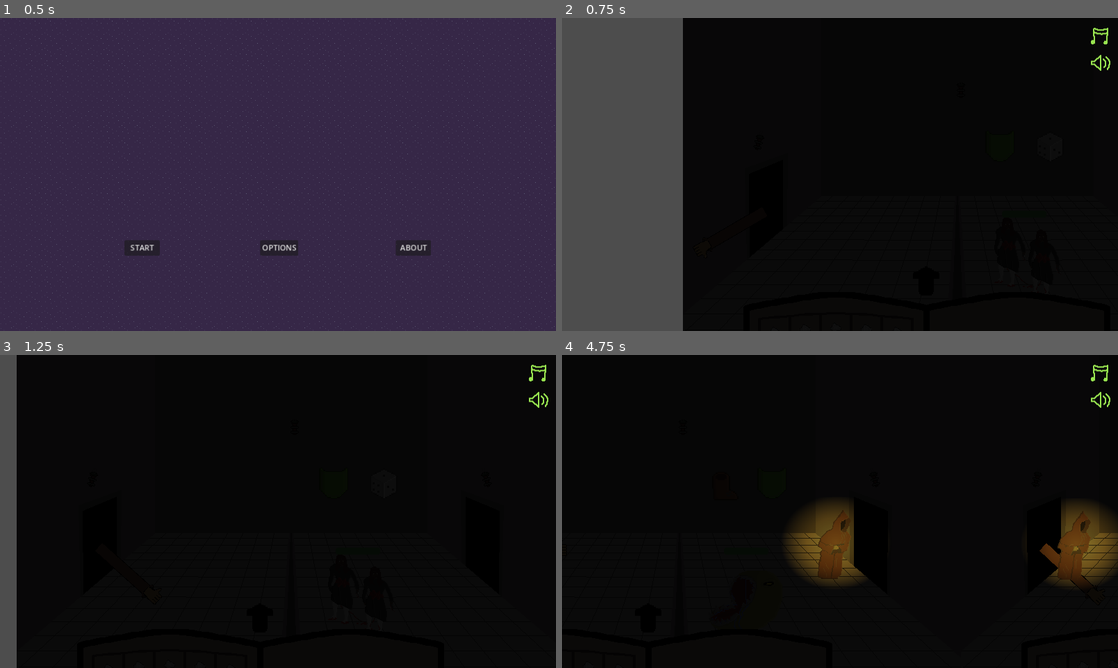
Above: before the commit, frames 1-4 (two rows, left to right).
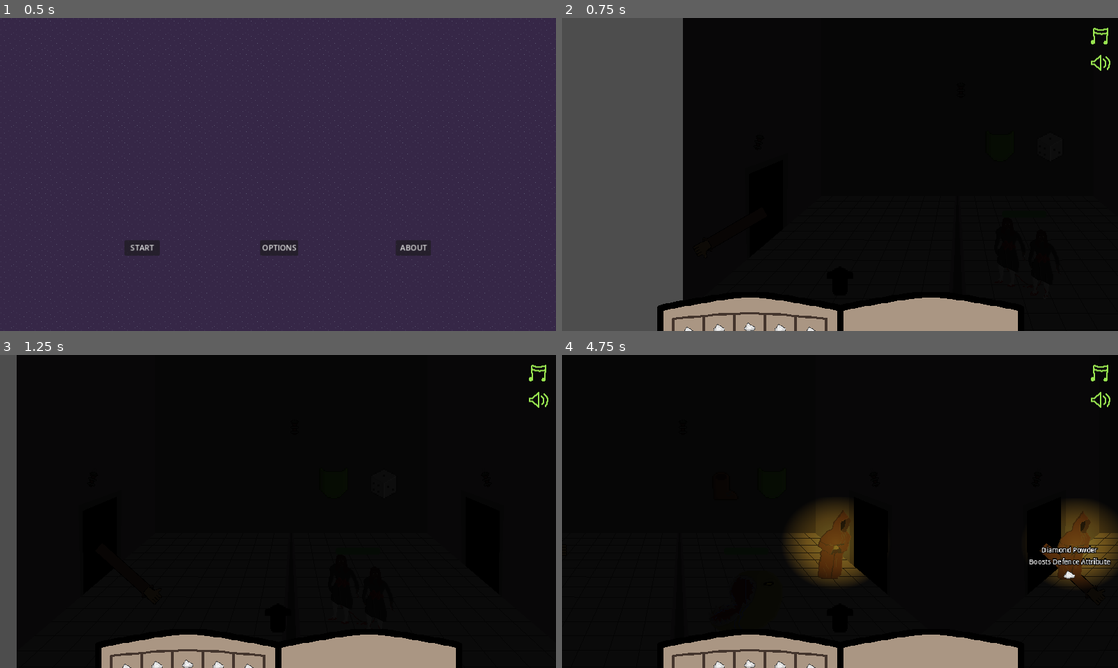
Above: after the commit, the same moments.

Repository: lewis785/ludum-dare-55
Game: Godot game, scene res://scenes/levels/main_menu.tscn
The game is run twice, just before and just after one commit, with the same random seed, the same clock (stepped at 60 frames per second) and the same inputs.
Inputs (mouse positions are in pixels of both pictures, inside the frame that each line leads up to):
- Up to frame 1 (0.5 s): no input
- Up to frame 2 (0.75 s): click "START" at 0.5 s
- Up to frame 3 (1.25 s): no input
- Up to frame 4 (4.75 s): tap Enter at 1.25 s; drag from (701, 667) to (856, 511) at 1.27 s; drag from (573, 664) to (701, 511) at 2.02 s; move the mouse to (945, 667) at 2.77 s; hold Enter 2.78-3.5 s; click (945, 667) at 2.92 s; drag from (817, 664) to (906, 624) at 3.52 s; drag from (695, 667) to (1073, 574) at 4.27 s

Frame 1 is identical in both runs. In frame 2, 5.8% of the frame differs, in the area x 17-82%, y 89-100%; in frame 3, 5.6%; in frame 4, 6.0%, in the area x 18-99%, y 60-100%.

Commit message:
CHANGE Move Book outside Room

Diff:
--- a/scenes/items/summoning_circle.gd
+++ b/scenes/items/summoning_circle.gd
@@ -53,10 +53,12 @@
 	summon.add_to_group("summon")
 
 
-	var room = get_parent().get_parent().get_parent()
+	var sliding_window : SlidingWindow = find_parent("SlidingWindow")
+	var room : Room = sliding_window.room_instance
 	# Delay to spawn Summon
 	await get_tree().create_timer(summon_delay).timeout
 	room.add_child(summon)
+	#find_child("SummoningCircleAudio").play()
 
 	summon.position = spawn_location
 
@@ -69,7 +71,6 @@
 		add_ingredient(area)
 		sprite_2d.animation = "Active"
 		sprite_2d.play()
-
 
 func _on_area_exited(area):
 	if area.is_in_group("Ingredient"):
--- a/scenes/items/summoning_circle.tscn
+++ b/scenes/items/summoning_circle.tscn
@@ -6,6 +6,7 @@
 [ext_resource type="PackedScene" uid="uid://b6n5qd7skmkpc" path="res://scenes/characters/character.tscn" id="2_ytns0"]
 [ext_resource type="PackedScene" uid="uid://cxs88h1qteno5" path="res://scenes/components/character/attributes_component.tscn" id="3_pcipr"]
 [ext_resource type="PackedScene" uid="uid://b44253gukkg0b" path="res://scenes/props/Sigil.tscn" id="5_jmgye"]
+[ext_resource type="AudioStream" uid="uid://dkvoloeawjadv" path="res://assets/sounds/summon_no_trail.mp3" id="7_agxk5"]
 
 [sub_resource type="AtlasTexture" id="AtlasTexture_c63l2"]
 atlas = ExtResource("2_qy0wq")
@@ -581,6 +582,10 @@
 position = Vector2(-99, 111)
 animation = &"Speed1"
 
+[node name="SummoningCircleAudio" type="AudioStreamPlayer2D" parent="."]
+stream = ExtResource("7_agxk5")
+bus = &"FX"
+
 [connection signal="area_entered" from="." to="." method="_on_area_entered"]
 [connection signal="area_exited" from="." to="." method="_on_area_exited"]
 [connection signal="animation_finished" from="Sprite2D" to="." method="_on_sprite_2d_animation_finished"]
--- a/scenes/levels/HandManager.gd
+++ b/scenes/levels/HandManager.gd
@@ -1,18 +1,19 @@
 extends Node2D
-@onready var room = $".."
+
 @onready var wizard_arm = $WizardArm
 @onready var book_wizard_arm = $BookWizardArm
 
 # Called when the node enters the scene tree for the first time.
 func _ready():
-
+	var summon_book = get_parent().get_parent().find_child("SummonBook")
+	summon_book.connect("book_up", Callable(self, "_on_summon_book_book_up"))
+	summon_book.connect("book_down", Callable(self, "_on_summon_book_book_down"))
 	pass # Replace with function body.
 
 
 # Called every frame. 'delta' is the elapsed time since the previous frame.
 func _process(delta):
 	pass
-
 
 func _on_summon_book_book_up():
 	print("up")
@@ -21,8 +22,6 @@
 	book_wizard_arm.enabled = true
 	book_wizard_arm.visible = true
 
-
-
 func _on_summon_book_book_down():
 	print("down")
 	wizard_arm.enabled = true
--- a/scenes/levels/room.gd
+++ b/scenes/levels/room.gd
@@ -44,9 +44,6 @@
 		torch.brightness = brightness
 		index += 1
 
-		find_child("Summon-screen").find_child("SummoningCircle").find_child("Sprite2D").play("Spawn")
-		find_child("SummoningCircleAudio").play()
-
 func move_wizard():
 	var wizard = find_child("PathFollow2D").find_child("Wizard")
 	wizard.find_child("PointLight2D").set_enabled(true)
--- a/scenes/levels/room.tscn
+++ b/scenes/levels/room.tscn
@@ -1,13 +1,11 @@
-[gd_scene load_steps=14 format=3 uid="uid://culpis2kpkslw"]
+[gd_scene load_steps=12 format=3 uid="uid://culpis2kpkslw"]
 
 [ext_resource type="Texture2D" uid="uid://crs8kox2y0gj7" path="res://assets/backgrounds/room_temp.png" id="1_son88"]
 [ext_resource type="Script" path="res://scenes/levels/room.gd" id="2_8hr5s"]
 [ext_resource type="PackedScene" uid="uid://f7pi0x6o1uvq" path="res://scenes/background_tools/snap_point.tscn" id="2_n8nla"]
 [ext_resource type="PackedScene" uid="uid://c30y088bbp04r" path="res://scenes/props/torch.tscn" id="3_7h2qe"]
 [ext_resource type="PackedScene" uid="uid://dn523v3tnhp3l" path="res://scenes/characters/wizard.tscn" id="4_67ko6"]
-[ext_resource type="PackedScene" uid="uid://df7kvudh0t7fu" path="res://scenes/ui/summon_screen.tscn" id="5_mi5o7"]
 [ext_resource type="AudioStream" uid="uid://der031n1a0ltg" path="res://assets/sounds/Room_v1.mp3" id="7_842co"]
-[ext_resource type="AudioStream" uid="uid://dkvoloeawjadv" path="res://assets/sounds/summon_no_trail.mp3" id="8_y6kmm"]
 [ext_resource type="PackedScene" uid="uid://bx2khys0w4f4e" path="res://scenes/spawner/enemy_spawner.tscn" id="9_5nmi3"]
 [ext_resource type="Texture2D" uid="uid://cjx4u6hoveums" path="res://assets/backgrounds/shafts.png" id="10_5dlcw"]
 [ext_resource type="PackedScene" uid="uid://duwouygc3rbhb" path="res://scenes/spawner/enemy_strengths.tscn" id="13_6fxkm"]
@@ -64,15 +62,9 @@
 z_index = 3
 position = Vector2(-10.9963, -2.02039)
 
-[node name="Summon-screen" parent="." instance=ExtResource("5_mi5o7")]
-
 [node name="RoomMusic" type="AudioStreamPlayer2D" parent="."]
 stream = ExtResource("7_842co")
 bus = &"Music"
-
-[node name="SummoningCircleAudio" type="AudioStreamPlayer2D" parent="."]
-stream = ExtResource("8_y6kmm")
-bus = &"FX"
 
 [node name="LightShaft" type="TextureRect" parent="."]
 visible = false
@@ -93,8 +85,3 @@
 scale = Vector2(1.5, 1.5)
 
 [node name="HandManager" parent="." instance=ExtResource("13_k8wjo")]
-
-[connection signal="book_down" from="Summon-screen/SummonBook" to="HandManager" method="_on_summon_book_book_down"]
-[connection signal="book_up" from="Summon-screen/SummonBook" to="HandManager" method="_on_summon_book_book_up"]
-
-[editable path="Summon-screen"]
--- a/scenes/levels/sliding_window.gd
+++ b/scenes/levels/sliding_window.gd
@@ -1,4 +1,6 @@
 extends Node2D
+
+class_name SlidingWindow
 
 @onready var camera = $Camera2D
 @onready var combat_coordinator = $CombatCoordinator
--- a/scenes/levels/sliding_window.tscn
+++ b/scenes/levels/sliding_window.tscn
@@ -10,6 +10,7 @@
 [ext_resource type="AudioStream" uid="uid://dfoj60b5jegqm" path="res://assets/sounds/Defeat_v1.mp3" id="5_ym2jw"]
 [ext_resource type="AudioStream" uid="uid://cr62vuj0agl5g" path="res://assets/sounds/Battle_v1.mp3" id="6_hywnn"]
 [ext_resource type="PackedScene" uid="uid://b02a8q6g57xda" path="res://game_over_bar.tscn" id="10_vr0mn"]
+[ext_resource type="PackedScene" uid="uid://df7kvudh0t7fu" path="res://scenes/ui/summon_screen.tscn" id="11_d5r1x"]
 
 [node name="SlidingWindow" type="Node2D"]
 modulate = Color(0.0627451, 0.0627451, 0.0627451, 1)
@@ -44,6 +45,8 @@
 transform = Transform2D(1.44, 0, 0, 1.44, 0, 0)
 script = ExtResource("3_o6dr8")
 
+[node name="SummonScreen" parent="Overlay" instance=ExtResource("11_d5r1x")]
+
 [node name="MusicMuteButton" type="TextureRect" parent="Overlay"]
 offset_left = 760.0
 offset_top = 8.0
--- a/scenes/ui/summon_book.gd
+++ b/scenes/ui/summon_book.gd
@@ -7,9 +7,8 @@
 
 @export var summoning_circle : SummoningCircle
 @export var arrow_sprite : Sprite2D
-@onready var base_x : float = summoning_circle.position.x
-@export var base_y : float = 160
-@export var start_coords : Vector2
+@export var start_coords : Vector2 = Vector2(620,560)
+@export var displ_coords : Vector2 = Vector2(400,560)
 @export var speed : float = 1.0
 @export var height : int = 280
 
@@ -17,12 +16,12 @@
 var book_raised : bool = false
 var inventory = null
 var summon_active : bool = true
+var sigil_drawn : bool = false
 
 
 func _ready():
 	position = start_coords
 	book_raised = false
-	#populate_book()
 	store_book()
 
 func reset_book():
@@ -50,6 +49,10 @@
 	tween.tween_property(self, "global_position:y", -height, speed).as_relative().set_ease(Tween.EASE_IN_OUT)
 	var arrow_tween = arrow_sprite.create_tween().set_trans(Tween.TRANS_SINE)
 	arrow_tween.tween_property(arrow_sprite, "rotation_degrees", 180, speed).as_relative().set_ease(Tween.EASE_IN_OUT)
+	if !sigil_drawn:
+		find_child("SummoningCircle").find_child("Sprite2D").play("Spawn")
+		find_child("SummoningCircleAudio").play()
+		sigil_drawn = true
 	book_raised = true
 	book_up.emit()
 
@@ -96,6 +99,5 @@
 
 func _input(_event):
 	if(Input.is_key_pressed(KEY_SPACE)):	#UPDATE WHEN BATTLE ENDSS
-
 		if !summon_active:
 			reset_book()
--- a/scenes/ui/summon_screen.tscn
+++ b/scenes/ui/summon_screen.tscn
@@ -15,12 +15,12 @@
 
 [node name="SummonBook" type="Node2D" parent="." node_paths=PackedStringArray("summoning_circle", "arrow_sprite")]
 z_index = 5
-position = Vector2(350, 560)
+position = Vector2(600, 560)
 scale = Vector2(0.8, 0.8)
 script = ExtResource("4_qmi7a")
 summoning_circle = NodePath("SummoningCircle")
 arrow_sprite = NodePath("OpenBook/Area2D/Sprite2D")
-start_coords = Vector2(350, 560)
+start_coords = Vector2(400, 560)
 
 [node name="OpenBook" type="Sprite2D" parent="SummonBook"]
 texture_filter = 1
@@ -82,10 +82,11 @@
 [node name="SummoningCircle" parent="SummonBook" instance=ExtResource("1_prqnr")]
 position = Vector2(158, -63)
 scale = Vector2(0.6, 0.6)
+spawn_location = Vector2(300, 340)
 
 [node name="Button" type="Button" parent="SummonBook"]
 texture_filter = 1
-offset_left = 67.0
+offset_left = 66.9999
 offset_top = 88.3333
 offset_right = 253.0
 offset_bottom = 146.333
Not shown: 1 places in scenes/items/summoning_circle.tscn that only renumber resources
Not shown: 1 places in scenes/levels/sliding_window.tscn that only renumber resources
